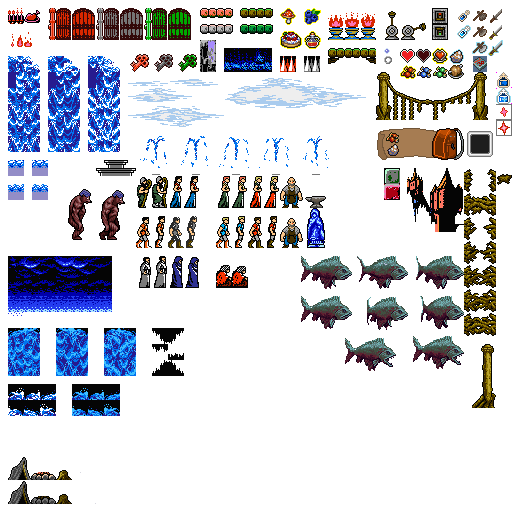
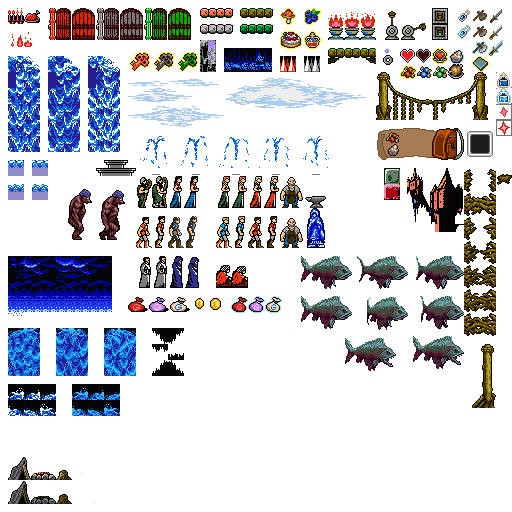
Before/after of a 512 x 512 layered artwork. What changed in the layer stack:
painted on "Layer 63" over (445, 133, 455, 160)
added layer "bags2" above "coin" over (128, 64, 464, 313)
added layer "coin" above "coin0" over (195, 298, 204, 309)
added layer "coin0" above "Layer 88" over (210, 298, 221, 310)
moved "Layer 88" above "KillerFish NORMAL", painted on it over (128, 52, 489, 313)
